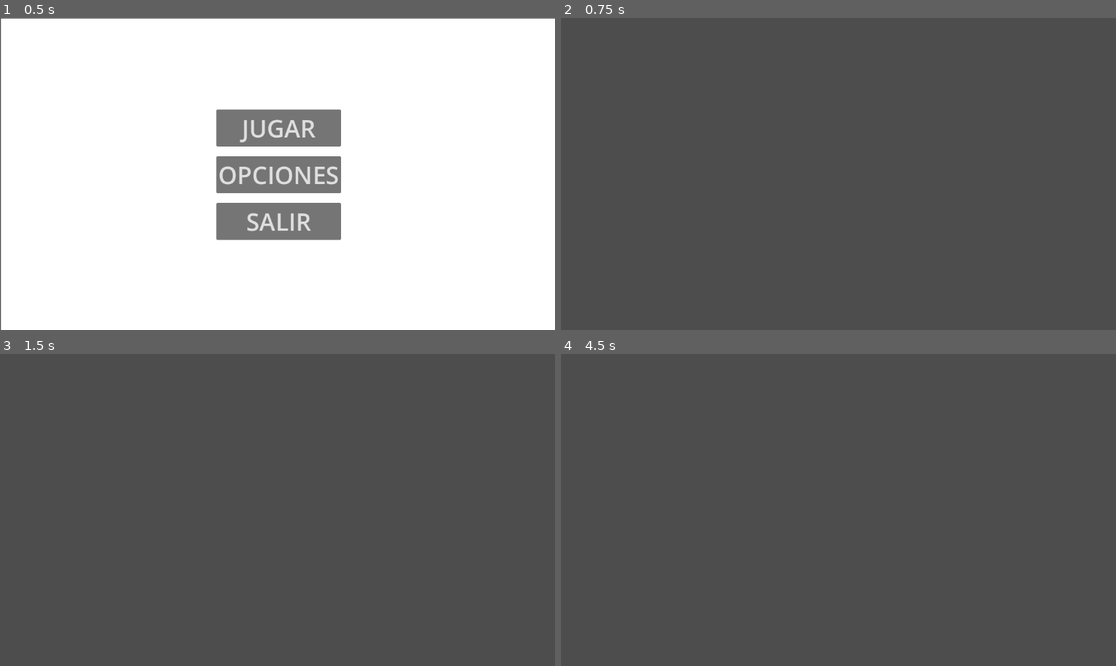
Above: before the commit, frames 1-4 (two rows, left to right).
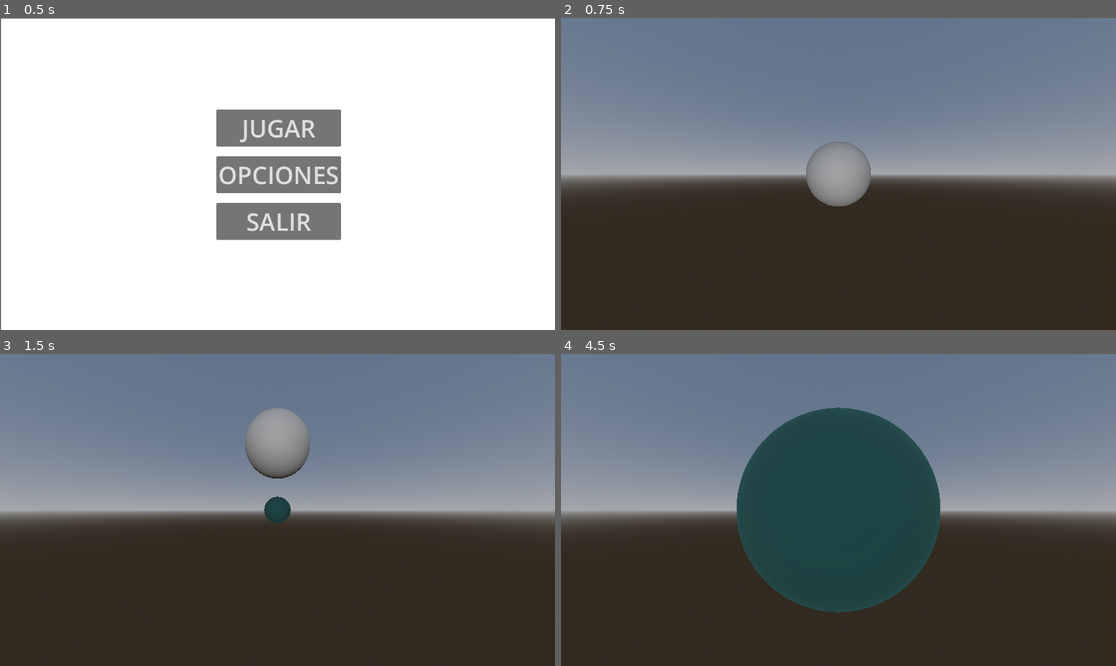
Above: after the commit, the same moments.

Repository: yumegemu/i-want-to-destroy-the-fxcking-world
Game: Godot game, scene res://ESCENAS/menu.tscn
Same seed, same stepped clock (60 frames per second), same inputs: the game is played once before the commit and once after it. The project has no main scene, so this scene is started directly.
Inputs:
- Up to frame 1 (0.5 s): no input
- Up to frame 2 (0.75 s): click "JUGAR" at 0.5 s
- Up to frame 3 (1.5 s): tap Enter at 1.25 s; hold Up (ui_up) from 1.28 s (still down)
- Up to frame 4 (4.5 s): tap Space at 2.75 s; release Up (ui_up) at 2.78 s; hold Left (ui_left) 2.78-4.28 s; hold Down (ui_down) from 4.28 s (still down)

Frame 1 is identical in both runs. In frame 2, 98% of the frame differs, in the area x 0-100%, y 0-100%; in frame 3, 97%; in frame 4, 98%.

Commit message:
Agrega player, enemy y escena level 1

Diff:
--- /dev/null
+++ b/Classes/Enemy.gd
@@ -0,0 +1,8 @@
+class_name Enemy
+extends CharacterBody3D
+
+@export_category("Atributos")
+@export() var velocidad : float
+
+func movimiento(delta: float) -> void:
+	pass
--- /dev/null
+++ b/ESCENAS/Asteorid.tscn
@@ -0,0 +1,20 @@
+[gd_scene load_steps=5 format=3 uid="uid://ras6s3na2s7g"]
+
+[ext_resource type="Script" path="res://Scripts/Asteroid.gd" id="1_qdeut"]
+
+[sub_resource type="StandardMaterial3D" id="StandardMaterial3D_i4ipm"]
+albedo_color = Color(0, 0.225954, 0.226139, 1)
+
+[sub_resource type="SphereMesh" id="SphereMesh_ockm3"]
+material = SubResource("StandardMaterial3D_i4ipm")
+
+[sub_resource type="SphereShape3D" id="SphereShape3D_yjqah"]
+
+[node name="Asteroid" type="CharacterBody3D"]
+script = ExtResource("1_qdeut")
+
+[node name="MeshInstance3D" type="MeshInstance3D" parent="."]
+mesh = SubResource("SphereMesh_ockm3")
+
+[node name="CollisionShape3D" type="CollisionShape3D" parent="."]
+shape = SubResource("SphereShape3D_yjqah")
--- /dev/null
+++ b/ESCENAS/Level1.tscn
@@ -0,0 +1,30 @@
+[gd_scene load_steps=6 format=3 uid="uid://dyvu4kaxg38r1"]
+
+[ext_resource type="PackedScene" uid="uid://dcichwvmy6vq6" path="res://Escenas/Player.tscn" id="1_ac78p"]
+[ext_resource type="PackedScene" uid="uid://ras6s3na2s7g" path="res://Escenas/Asteorid.tscn" id="2_qxyra"]
+
+[sub_resource type="ProceduralSkyMaterial" id="ProceduralSkyMaterial_tosn3"]
+
+[sub_resource type="Sky" id="Sky_wf8ix"]
+sky_material = SubResource("ProceduralSkyMaterial_tosn3")
+
+[sub_resource type="Environment" id="Environment_1g47i"]
+background_mode = 2
+sky = SubResource("Sky_wf8ix")
+
+[node name="Level1" type="Node3D"]
+
+[node name="Camera3D" type="Camera3D" parent="."]
+transform = Transform3D(1, 0, 0, 0, 1, 0, 0, 0, 1, 0, 0, 2.44)
+fov = 90.0
+
+[node name="WorldEnvironment" type="WorldEnvironment" parent="."]
+environment = SubResource("Environment_1g47i")
+
+[node name="DirectionalLight3D" type="DirectionalLight3D" parent="."]
+transform = Transform3D(1, 0, 0, 0, 1, 0, 0, 0, 1, 0, 1.17529, 1.29337)
+
+[node name="Player" parent="." instance=ExtResource("1_ac78p")]
+
+[node name="Asteroid" parent="." instance=ExtResource("2_qxyra")]
+transform = Transform3D(1, 0, 0, 0, 1, 0, 0, 0, 1, 0, 0, -5)
--- /dev/null
+++ b/ESCENAS/Player.tscn
@@ -0,0 +1,16 @@
+[gd_scene load_steps=4 format=3 uid="uid://dcichwvmy6vq6"]
+
+[ext_resource type="Script" path="res://Scripts/Player.gd" id="1_316xe"]
+
+[sub_resource type="SphereMesh" id="SphereMesh_8ef58"]
+
+[sub_resource type="SphereShape3D" id="SphereShape3D_p7y3n"]
+
+[node name="Player" type="CharacterBody3D"]
+script = ExtResource("1_316xe")
+
+[node name="MeshInstance3D" type="MeshInstance3D" parent="."]
+mesh = SubResource("SphereMesh_8ef58")
+
+[node name="CollisionShape3D" type="CollisionShape3D" parent="."]
+shape = SubResource("SphereShape3D_p7y3n")
--- a/ESCENAS/juego.tscn
+++ /dev/null
@@ -1,3 +0,0 @@
-[gd_scene format=3 uid="uid://c6k1u7tmjj671"]
-
-[node name="Juego" type="Node2D"]
--- a/ESCENAS/menu.tscn
+++ b/ESCENAS/menu.tscn
@@ -1,6 +1,6 @@
 [gd_scene load_steps=2 format=3 uid="uid://kcvfin2u4evd"]
 
-[ext_resource type="Script" path="res://SCRIPTS/menu.gd" id="1_ldhix"]
+[ext_resource type="Script" path="res://Scripts/Menu.gd" id="1_ldhix"]
 
 [node name="Menu" type="Control"]
 layout_mode = 3
--- a/ESCENAS/opciones.tscn
+++ b/ESCENAS/opciones.tscn
@@ -1,6 +1,6 @@
 [gd_scene load_steps=2 format=3 uid="uid://dnvsdlw8wxrx0"]
 
-[ext_resource type="Script" path="res://SCRIPTS/opciones.gd" id="1_hemfm"]
+[ext_resource type="Script" path="res://Scripts/Opciones.gd" id="1_hemfm"]
 
 [node name="Opciones" type="Control"]
 layout_mode = 3
--- /dev/null
+++ b/SCRIPTS/Asteroid.gd
@@ -0,0 +1,10 @@
+extends Enemy
+
+func _physics_process(delta: float) -> void:
+	velocidad = 10
+	movimiento(delta)
+
+func movimiento(delta: float) -> void:
+
+	velocity = delta * Vector3(0, 0, 10.0) * velocidad
+	move_and_slide()
--- /dev/null
+++ b/SCRIPTS/Player.gd
@@ -0,0 +1,18 @@
+extends CharacterBody3D
+
+const SPEED = 5.0
+
+func _physics_process(delta: float) -> void:
+
+	# Get the input direction and handle the movement/deceleration.
+	# As good practice, you should replace UI actions with custom gameplay actions.
+	var input_dir := Input.get_vector("ui_left", "ui_right", "ui_up", "ui_down")
+	var direction := (transform.basis * Vector3(input_dir.x, 0, input_dir.y)).normalized()
+	if direction:
+		velocity.x = direction.x * SPEED
+		velocity.y = - direction.z * SPEED
+	else:
+		velocity.x = move_toward(velocity.x, 0, SPEED)
+		velocity.y = move_toward(- velocity.z, 0, SPEED)
+
+	move_and_slide()
--- a/SCRIPTS/menu.gd
+++ b/SCRIPTS/menu.gd
@@ -1,10 +1,10 @@
 extends Control
 
 func _on_jugar_pressed():
-	get_tree().change_scene_to_file("res://ESCENAS/juego.tscn")
+	get_tree().change_scene_to_file("res://Escenas/Level1.tscn")
 
 func _on_opciones_pressed():
-	get_tree().change_scene_to_file("res://ESCENAS/opciones.tscn")
+	get_tree().change_scene_to_file("res://Escenas/Opciones.tscn")
 
 
 func _on_salir_pressed():
--- a/SCRIPTS/opciones.gd
+++ b/SCRIPTS/opciones.gd
@@ -1,4 +1,4 @@
 extends Control
 
 func _on_atras_pressed() -> void:
-	get_tree().change_scene_to_file("res://ESCENAS/menu.tscn")
+	get_tree().change_scene_to_file("res://Escenas/Menu.tscn")
--- a/project.godot
+++ b/project.godot
@@ -10,7 +10,7 @@
 
 [application]
 
-config/name="main-menu-demo"
+config/name="i-want-to-destroy-the-fxcking-world"
 config/features=PackedStringArray("4.3", "GL Compatibility")
 config/icon="res://icon.svg"
 
